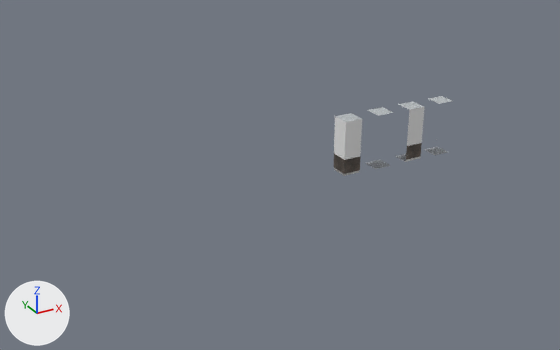
The Blender file blender/level one/sun tiles.blend as it was, and as the next commit left it.
The view is the same before and after, from a camera (50 mm lens) standing at (-25.2, -31.3, 16.3) and looking at (-7.7, 0.6, 0.3). Arrows for +X, +Y and +Z are at lower left; the lights stay in place.

Names of what the first picture shows: 'cornerin-col', 'wall-col'.
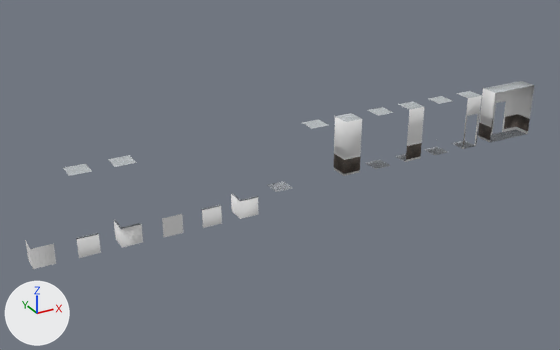
Commit message: sun tiles baby

Changed parts and their boxes (x1, y1, x2, y2) in the pictures (560 x 350 px):
'doorwayop-col', added
    after: (478, 81, 534, 143)
'holecornertop-col', added
    after: (108, 155, 143, 248)
'holeedgetop-col', added
    after: (64, 164, 101, 258)
'holewallcor-col', added
    after: (25, 240, 56, 269)
'doorway-col', added
    after: (451, 91, 482, 149)
'holecorner-col', added
    after: (231, 193, 258, 219)
'holewall-col', added
    after: (162, 214, 183, 237)
'holeedge-col', added
    after: (201, 204, 222, 228)
'carpet-col', added
    after: (268, 181, 293, 192)
'ceiling-col', added
    after: (302, 119, 328, 129)
part 1 of me_plane_001, shading changed
    both: (334, 113, 362, 174)

Edits to the bpy script that builds the scene:
```text
Change me_plane_001:
    where me_plane_001.from_pydata(...)  # 89 vertices, 58 faces; spans x -0.5..0.5, y -0.5..0.5, z 0.0..3.0
    me_plane_001 part 1: all faces are now shaded smooth (8 of 58 changed)
Add ob_holewallcor_col:
    ob_holewallcor_col = bpy.data.objects.new('holewallcor-col', me_plane_024)  # 6 vertices, 2 faces; spans x -0.5..0.5, y -0.5..0.5, z -1.0..0.0; in mat_material_001 (its picture is missing)
    ob_holewallcor_col.location = (-20.0, 0.0, 0.0)
Add ob_holecornertop_col:
    ob_holecornertop_col = bpy.data.objects.new('holecornertop-col', me_plane_022)  # 19 vertices, 9 faces; spans x -0.5..0.5, y -0.5..0.5, z -1.0..3.0; in mat_material_001 (its picture is missing), mat_material_002 (picture img_popcorn_ceiling_webp), mat_material_003 (picture img_carpet_jpg)
    ob_holecornertop_col.location = (-16.0, 0.0, 0.0)
Add ob_holeedgetop_col:
    ob_holeedgetop_col = bpy.data.objects.new('holeedgetop-col', me_plane_021)  # 14 vertices, 5 faces; spans x -0.5..0.5, y -0.5..0.5, z -1.0..3.0; in mat_material_001 (its picture is missing), mat_material_002 (picture img_popcorn_ceiling_webp), mat_material_003 (picture img_carpet_jpg)
    ob_holeedgetop_col.location = (-18.0, 0.0, 0.0)
Add ob_doorwayop_col:
    ob_doorwayop_col = bpy.data.objects.new('doorwayop-col', me_plane_019)  # 248 vertices, 184 faces; spans x -0.5..0.5, y -0.5..2.5, z 0.0..3.0; in mat_material_001 (its picture is missing), mat_material_002 (picture img_popcorn_ceiling_webp), mat_material_003 (picture img_carpet_jpg), mat_material_004 (its picture is missing), mat_material (picture img_diamond_plate_jpg)
    ob_doorwayop_col.location = (6.0, 0.0, 0.0)
    ob_doorwayop_col.rotation_euler = (0.0, 0.0, -158.7)  # degrees (0, 0, 267)
Add ob_doorway_col:
    ob_doorway_col = bpy.data.objects.new('doorway-col', me_plane_016)  # 130 vertices, 68 faces; spans x -0.5..0.5, y -0.5..0.5, z 0.0..3.0; in mat_material_001 (its picture is missing), mat_material_002 (picture img_popcorn_ceiling_webp), mat_material_003 (picture img_carpet_jpg), mat_material_004 (its picture is missing), mat_material (picture img_diamond_plate_jpg)
    ob_doorway_col.location = (4.0, 0.0, 0.0)
Add ob_holewall_col:
    ob_holewall_col = bpy.data.objects.new('holewall-col', me_plane_014)  # 4 vertices, 1 face; spans x -0.5..0.5, y -0.5, z -1.0..0.0; in mat_material_001 (its picture is missing)
    ob_holewall_col.location = (-14.0, 0.0, 0.0)
Add ob_holeedge_col:
    ob_holeedge_col = bpy.data.objects.new('holeedge-col', me_plane_013)  # 10 vertices, 4 faces; spans x -0.5..0.5, y -0.5..-0.434, z -1.0..0.0; in mat_material_001 (its picture is missing), mat_material_003 (picture img_carpet_jpg)
    ob_holeedge_col.location = (-12.0, 0.0, 0.0)
Add ob_carpet_col:
    ob_carpet_col = bpy.data.objects.new('carpet-col', me_plane_012)  # 4 vertices, 1 face; spans x -0.5..0.5, y -0.5..0.5, z 0.0; in mat_material_003 (picture img_carpet_jpg)
    ob_carpet_col.location = (-8.0, 0.0, 0.0)
Add ob_ceiling_col:
    ob_ceiling_col = bpy.data.objects.new('ceiling-col', me_plane_011)  # 4 vertices, 1 face; spans x -0.5..0.5, y -0.5..0.5, z 3.0; in mat_material_002 (picture img_popcorn_ceiling_webp)
    ob_ceiling_col.location = (-6.0, 0.0, 0.0)
Add ob_holecorner_col:
    ob_holecorner_col = bpy.data.objects.new('holecorner-col', me_plane_007)  # 15 vertices, 8 faces; spans x -0.5..0.5, y -0.5..0.5, z -1.0..0.0; in mat_material_001 (its picture is missing), mat_material_003 (picture img_carpet_jpg)
    ob_holecorner_col.location = (-10.0, 0.0, 0.0)
```
